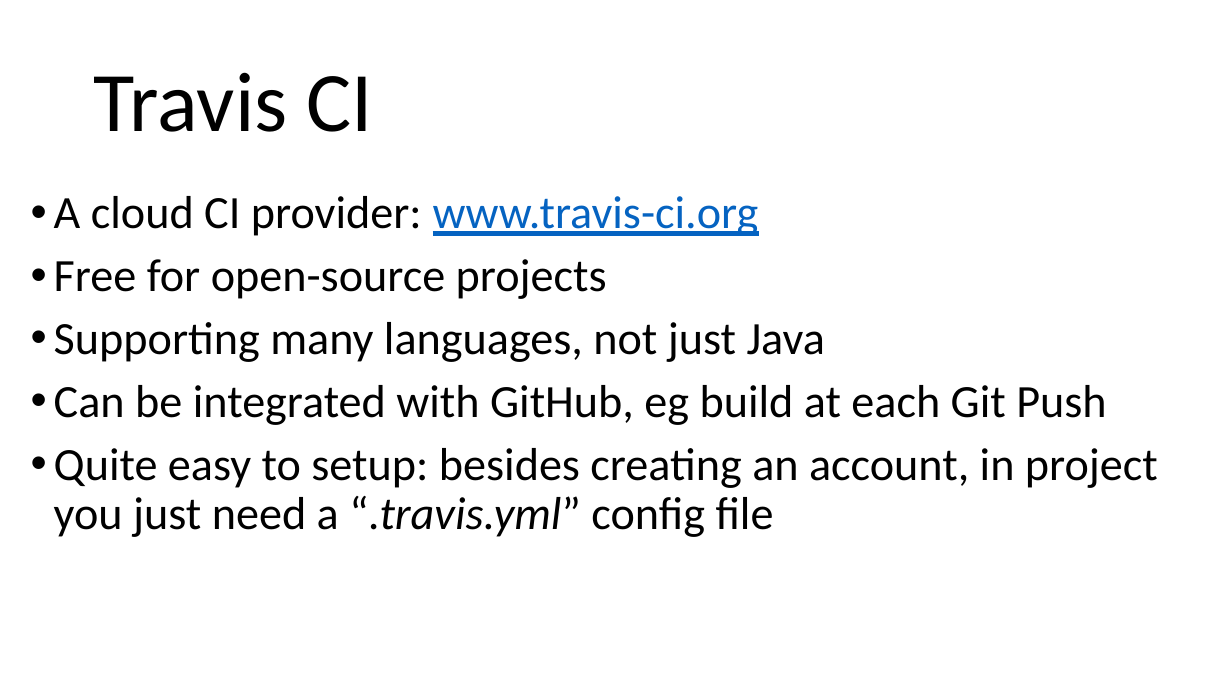
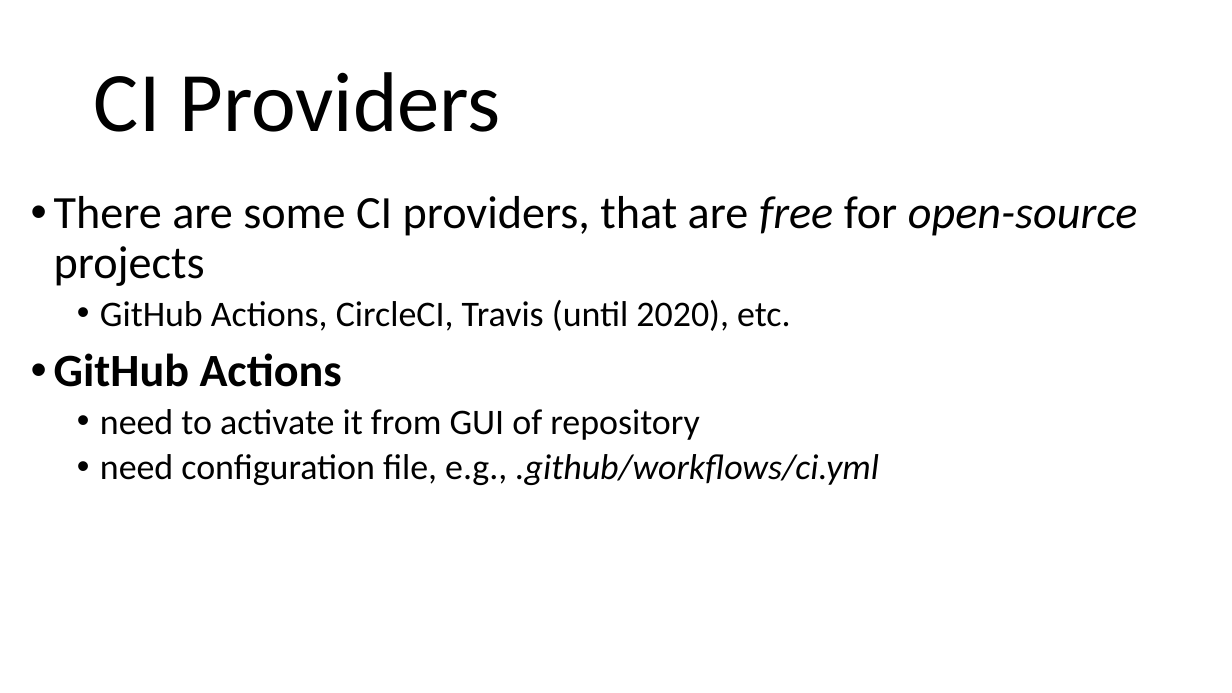
Before and after one commit to arcuri82/testing_security_development_enterprise_systems, a slide deck: slide 6 of doc/intro/slides/lesson_11_ci.pptx. Drawn at 1232x693 pixels with LibreOffice and Linux fonts; fonts in the diff are those of the drawing. Boxes give left, top, right and bottom in pixels: in the first picture for what was removed or moved away, otherwise in the second. Text is boxed around its words. In the diff, an @@ line names an element or a change of style, - is before the commit and + after.

Commit message:
replaced Travis in slides

```diff
--- a/doc/intro/slides/lesson_11_ci.pptx
+++ b/doc/intro/slides/lesson_11_ci.pptx
@@ title at (94, 72, 500, 132): text changed @@
-Travis CI
+CI Providers
@@ text at (54, 196, 1138, 485): text changed; size 36 to 28 pt @@
-• A cloud CI provider: www.travis-ci.org
-• Free for open-source projects
-• Supporting many languages, not just Java
-• Can be integrated with GitHub, eg build at each Git Push
-• Quite easy to setup: besides creating an account, in project you just need a “.travis.yml” config file
+• There are some CI providers, that are free for open-source projects
+  • GitHub Actions, CircleCI, Travis (until 2020), etc.
+• GitHub Actions
+  • need to activate it from GUI of repository
+  • need configuration file, e.g., .github/workflows/ci.yml
```
Also in this commit, not shown: 2 slides added, 1 slide removed, 1 other file.
